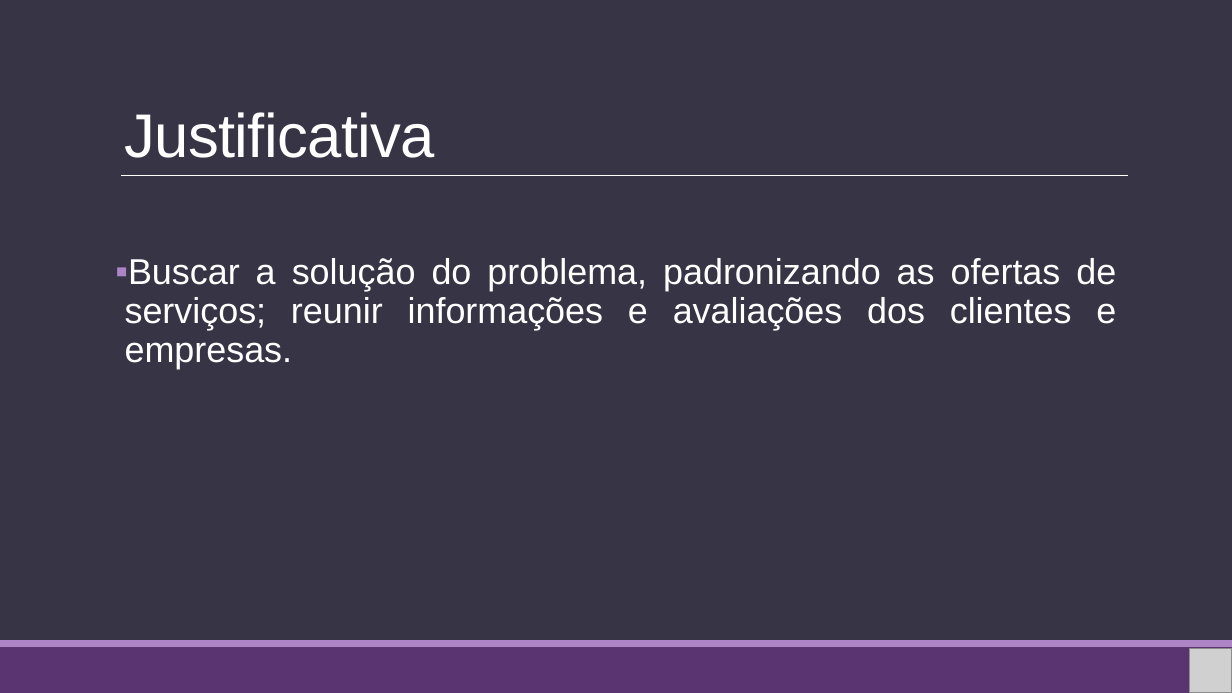
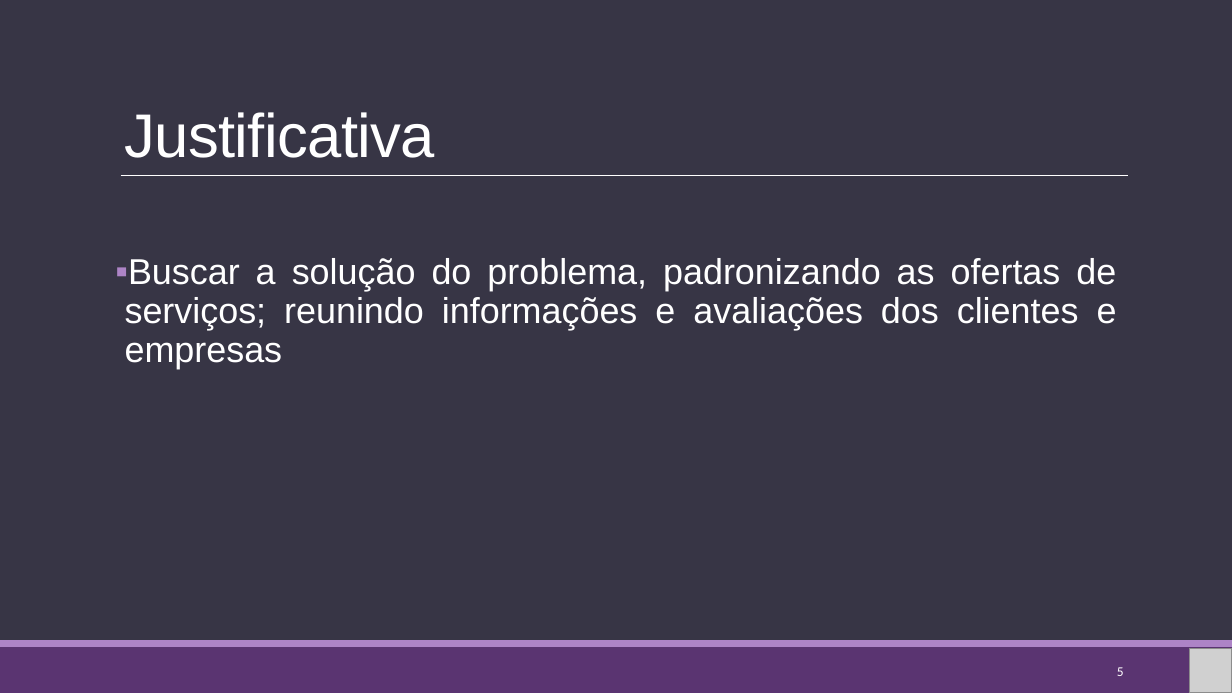
Before and after one commit to ronaldobini/TCC, a slide deck: slide 5 of TCC/documentacao/ServitibaPP.pptx. Drawn at 1232x693 pixels with LibreOffice and Linux fonts; fonts in the diff are those of the drawing; grey boxes stand for pictures. Boxes give left, top, right and bottom in pixels: in the first picture for what was removed or moved away, otherwise in the second. Text is boxed around its words. In the diff, an @@ line names an element or a change of style, - is before the commit and + after.

Commit message:
Com as pg nos slides

```diff
--- a/TCC/documentacao/ServitibaPP.pptx
+++ b/TCC/documentacao/ServitibaPP.pptx
@@ text at (115, 258, 1117, 369): text changed @@
-▪ Buscar a solução do problema, padronizando as ofertas de serviços; reunir informações e avaliações dos clientes e empresas.
+▪ Buscar a solução do problema, padronizando as ofertas de serviços; reunindo informações e avaliações dos clientes e empresas
@@ page number added at (1117, 667, 1124, 676), 10.5 pt, text #FFFFFF @@
+5
```
Also in this commit, not shown: 13 other slides changed.
